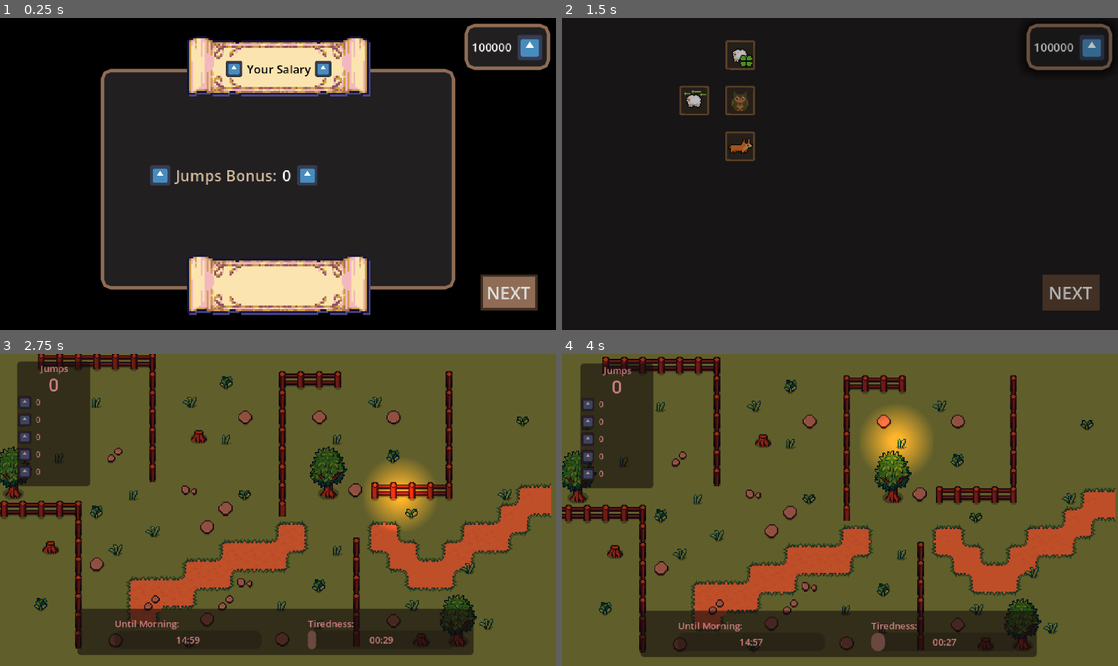
Above: before the commit, frames 1-4 (two rows, left to right).
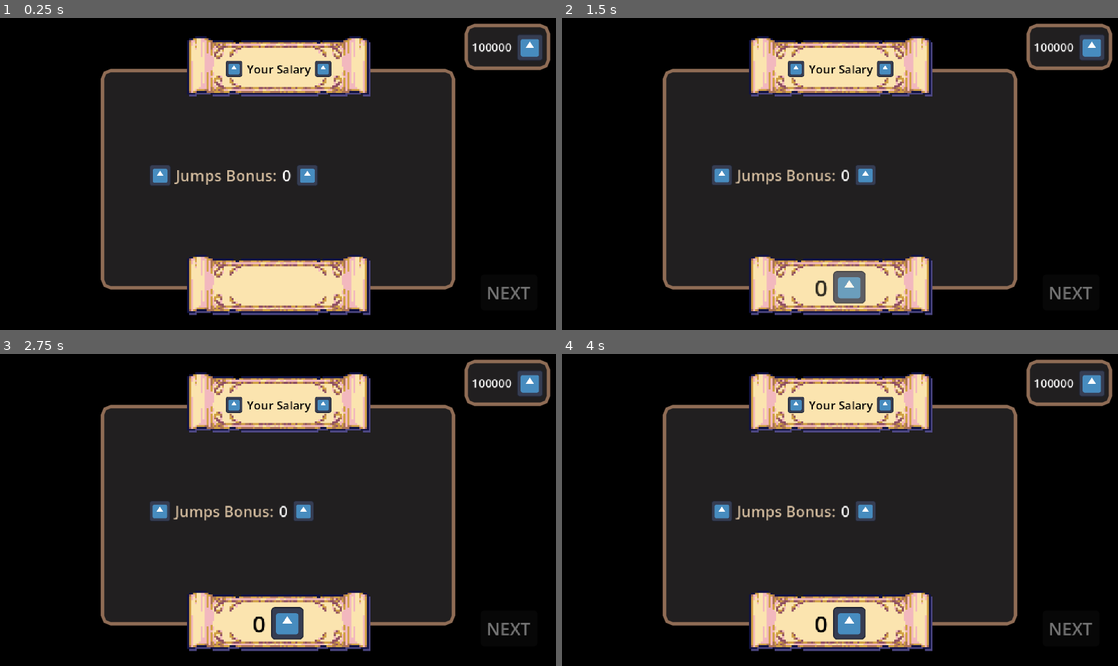
Above: after the commit, the same moments.

Repository: kandlash/Count-The-Sheep
Game: Godot game, scene res://scenes/money_count.tscn
Two runs of this game, one before a commit and one after it. Both use one fixed random seed, a clock stepped at 60 frames per second and the inputs below. This scene is started directly instead of the project's main scene. The engine's default icon, where the game draws it, is replaced by a stand-in: a white triangle on a blue panel in a dark square. Sound files missing from this copy of the repository are replaced by a short silence.
Inputs (mouse positions are in pixels of both pictures, inside the frame that each line leads up to):
- Up to frame 1 (0.25 s): no input
- Up to frame 2 (1.5 s): click (1073, 292) at 0.5 s, where only the run before the commit has a clickable "NEXT"; click (1073, 292) at 1.25 s, where only the run before the commit has a clickable "NEXT"
- Up to frame 3 (2.75 s): move the mouse to (400, 494) at 2.02 s; click (400, 494) at 2.17 s
- Up to frame 4 (4 s): drag from (728, 525) to (1012, 435) at 2.77 s; move the mouse to (895, 441) at 3.52 s; click (895, 441) at 3.67 s

The runs differ from the first frame. In frame 1, 1.2% of the frame differs, in the area x 86-97%, y 82-94%; in frame 2, 17%; in frame 3, 97%; in frame 4, 97%, in the area x 0-100%, y 0-100%.

Commit message:
money count next button disable until all counted

Diff:
--- a/scenes/money_count.tscn
+++ b/scenes/money_count.tscn
@@ -440,6 +440,7 @@
 grow_horizontal = 0
 grow_vertical = 0
 theme = SubResource("Theme_dddj4")
+disabled = true
 text = "NEXT"
 
 [connection signal="pressed" from="next_button" to="." method="_on_next_button_pressed"]
--- a/scripts/money_count.gd
+++ b/scripts/money_count.gd
@@ -100,6 +100,7 @@
 	# очистка (важно)
 	for k in G.rarity_counts.keys():
 		G.rarity_counts[k] = 0
+	G.jumps_count = 0
 
 # --------------------------------------------------
 # 🧮 LINE
@@ -134,6 +135,7 @@
 
 	# фиксируем в G после анимации
 	G.money = end_money
+	$next_button.disabled = false
 
 func _show_line(container: Control, label: Label, rarity: int) -> int:
 	var count = G.rarity_counts[rarity]
